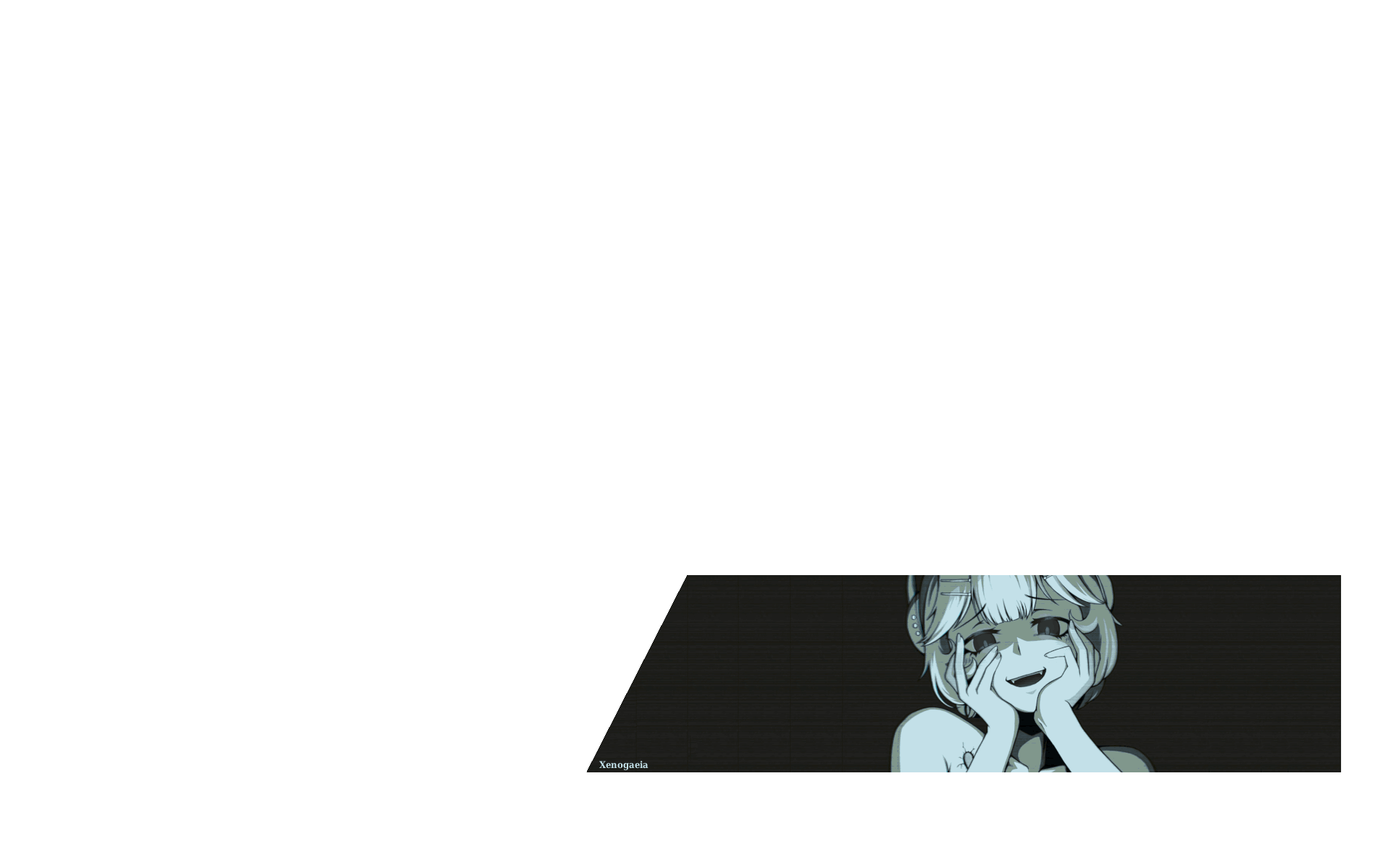
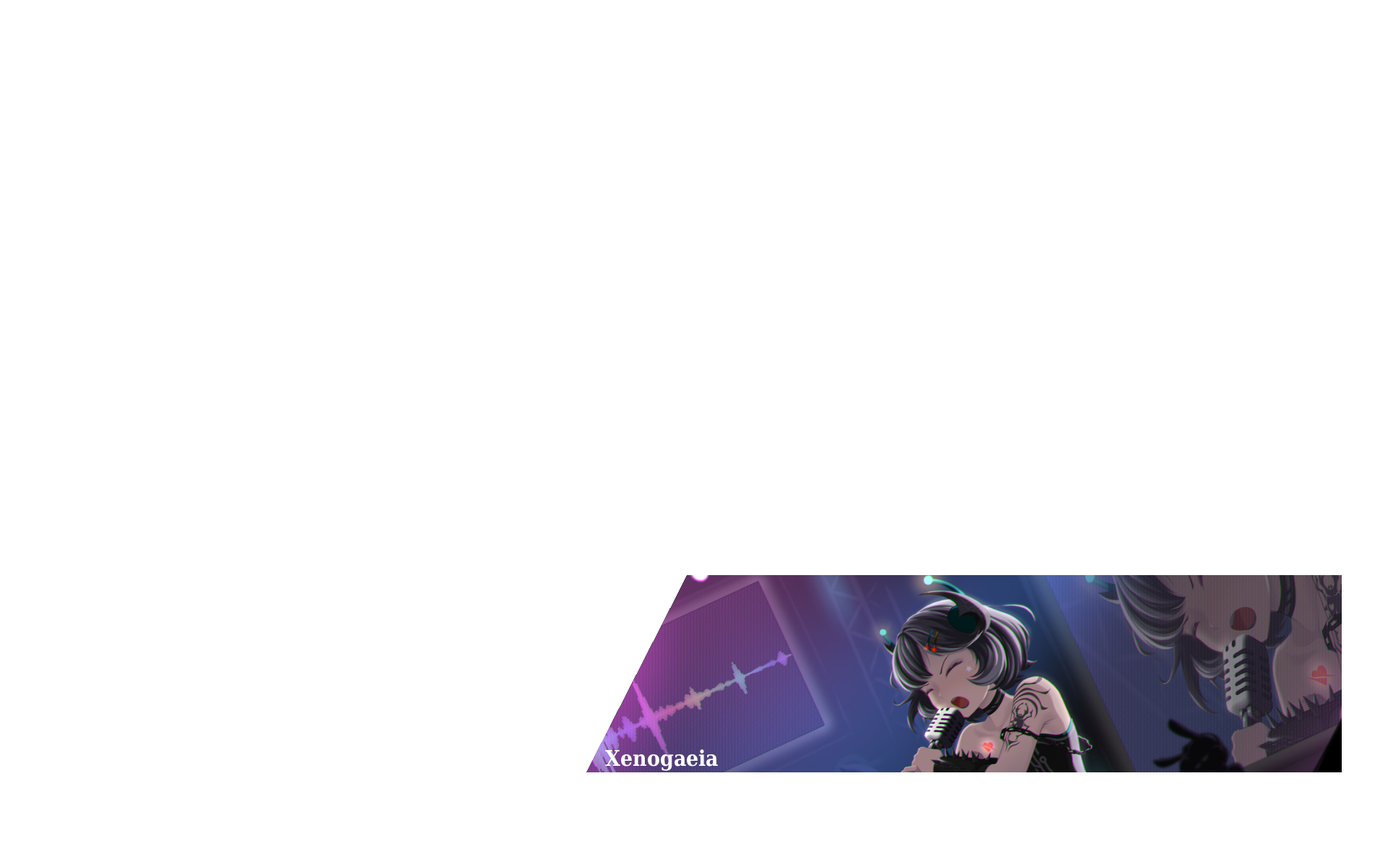
Layered file, before and after one edit (1388px x 867px). Changes by layer:
painted on "Xenogaeia" over [left=599, top=749, right=718, bottom=772]
renamed "transparency layer" to "Art_by_Xenogaeia.jpg copy", painted on it over [left=586, top=575, right=1342, bottom=773]
